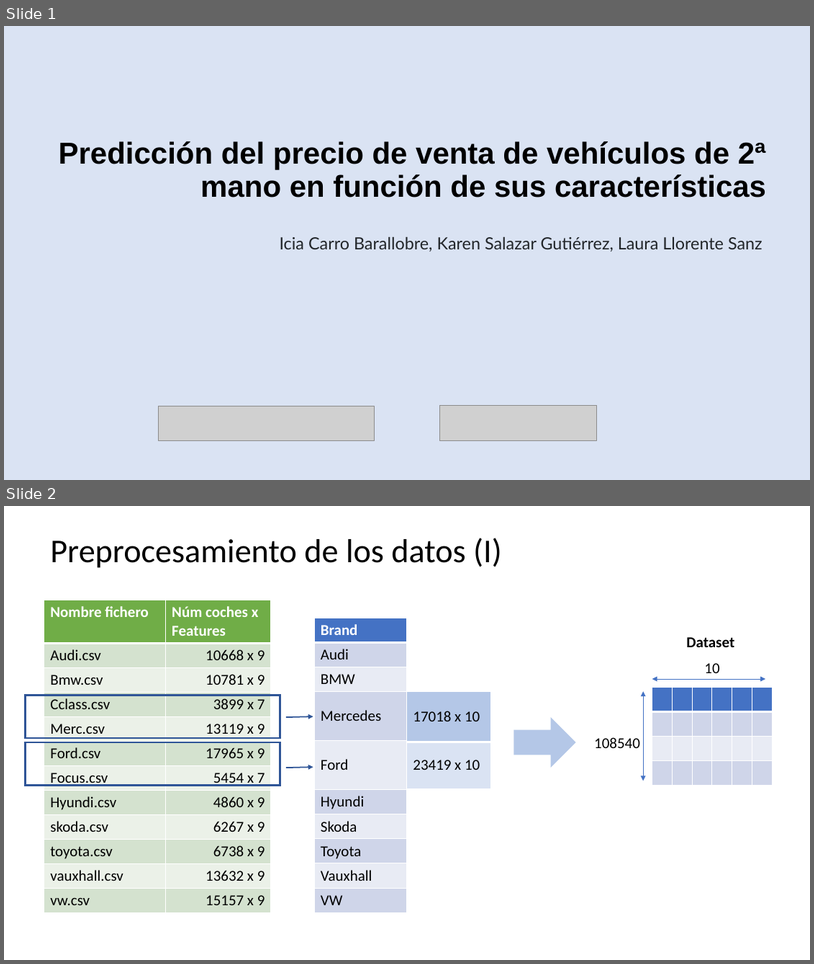
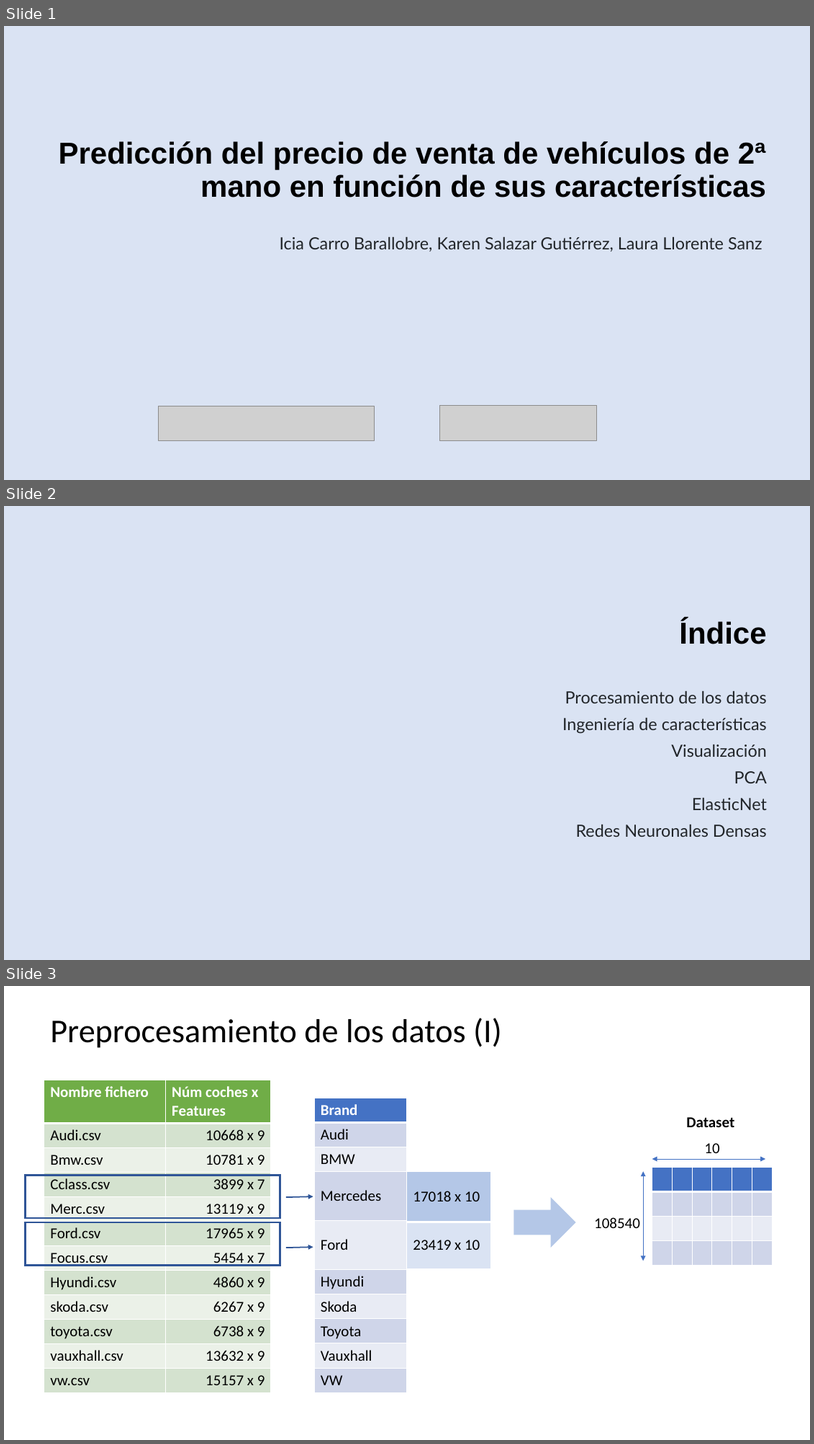
Before and after one commit to karinSalazar/Grupo_5, a slide deck: PROYECTO1_v2.pptx. Shown one above the other, each under a label of ours: slides 1 and 2 before the commit, slides 1, 2 and 3 after it. The pictures are 814x964 and 814x1444 pixels, drawn with LibreOffice and Linux fonts; fonts in the diff are those of the drawing; grey boxes stand for pictures. Boxes give left, top, right and bottom in pixels: in the first picture for what was removed or moved away, otherwise in the second. Text is boxed around its words. In the diff, an @@ line names an element or a change of style, - is before the commit and + after.

```diff
--- a/PROYECTO1_v2.pptx
+++ b/PROYECTO1_v2.pptx
@@ slide 2 added at <box>4,506,810,960</box>, background #DAE3F3 @@
@@ subtitle added at <box>679,620,766,644</box>, 36 pt, text #000000, bold @@
+Índice
@@ text added at <box>563,691,767,836</box>, 20 pt, text #212529 @@
+Procesamiento de los datos
+Ingeniería de características
+Visualización
+PCA
+ElasticNet
+Redes Neuronales Densas
@@ what was slide 2 is now slide 3 @@
```
Also in this commit, not shown: 3 slides changed, 1 other file.
